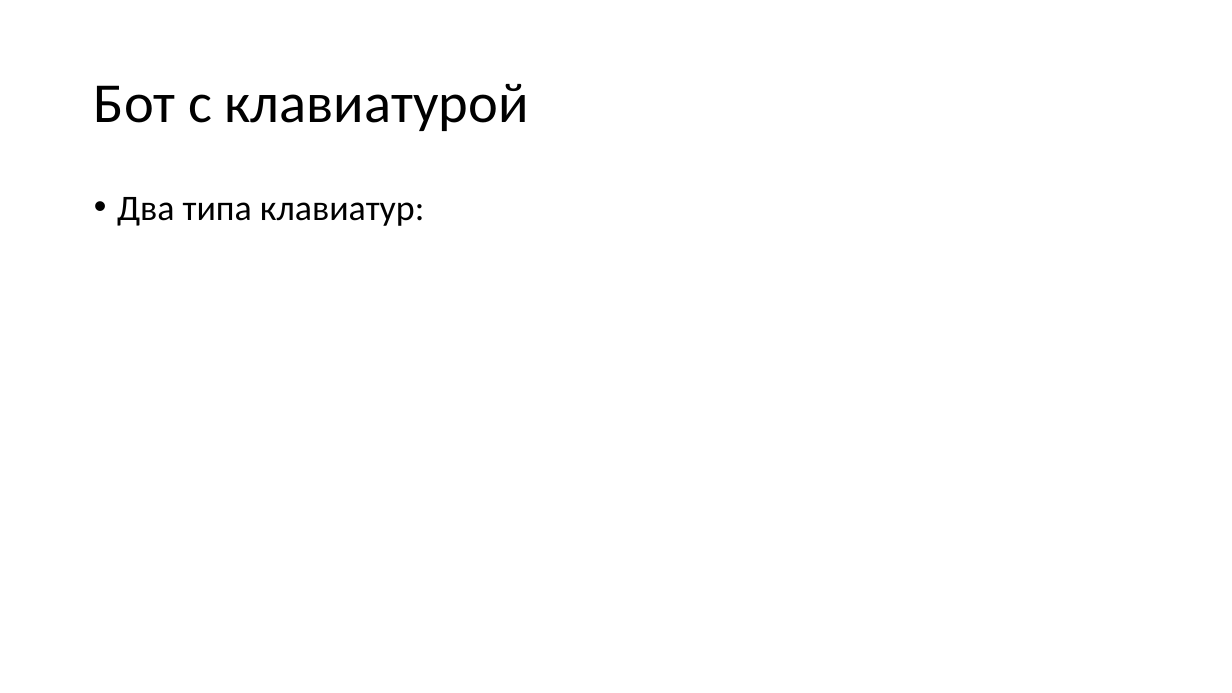
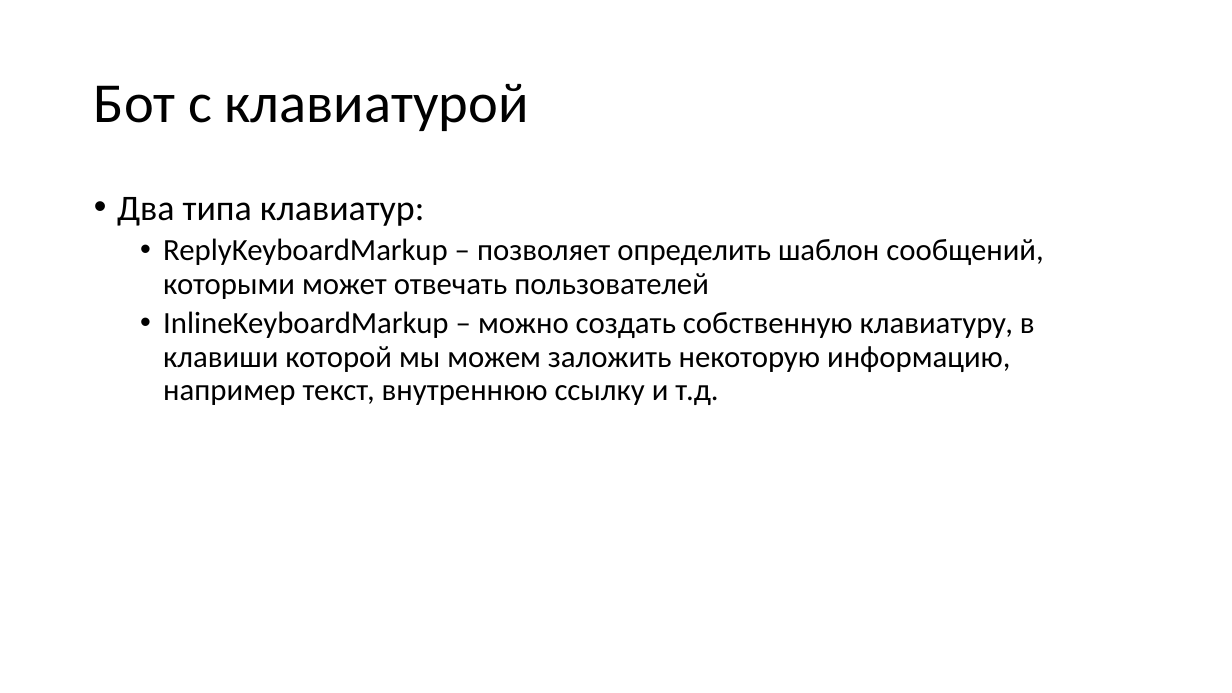
Before and after one commit to paveltsytovich/telegram-course, a slide deck: slide 255 of Presentation/Разработка ботов для телеграмм на Python.pptx. Drawn at 1232x693 pixels with LibreOffice and Linux fonts; fonts in the diff are those of the drawing. Boxes give left, top, right and bottom in pixels: in the first picture for what was removed or moved away, otherwise in the second. Text is boxed around its words. In the diff, an @@ line names an element or a change of style, - is before the commit and + after.

```diff
--- a/Presentation/Разработка ботов для телеграмм на Python.pptx
+++ b/Presentation/Разработка ботов для телеграмм на Python.pptx
@@ text at [163, 238, 1043, 405]: paragraphs added @@
+  • ReplyKeyboardMarkup – позволяет определить шаблон сообщений, которыми может отвечать пользователей
+  • InlineKeyboardMarkup – можно создать собственную клавиатуру, в клавиши которой мы можем заложить некоторую информацию, например текст, внутреннюю ссылку и т.д.
```
Also in this commit, not shown: 1 slide added, 1 slide removed.
